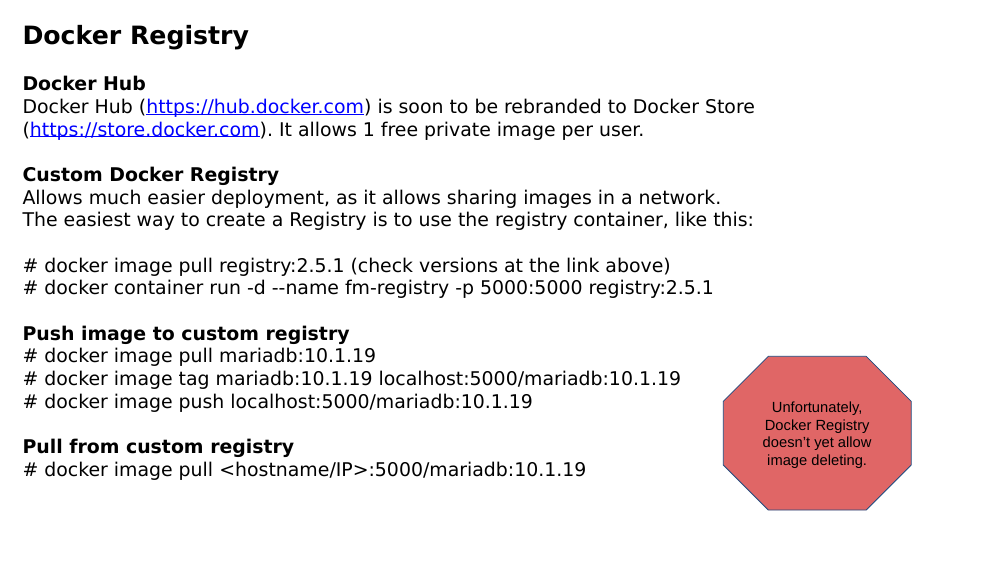
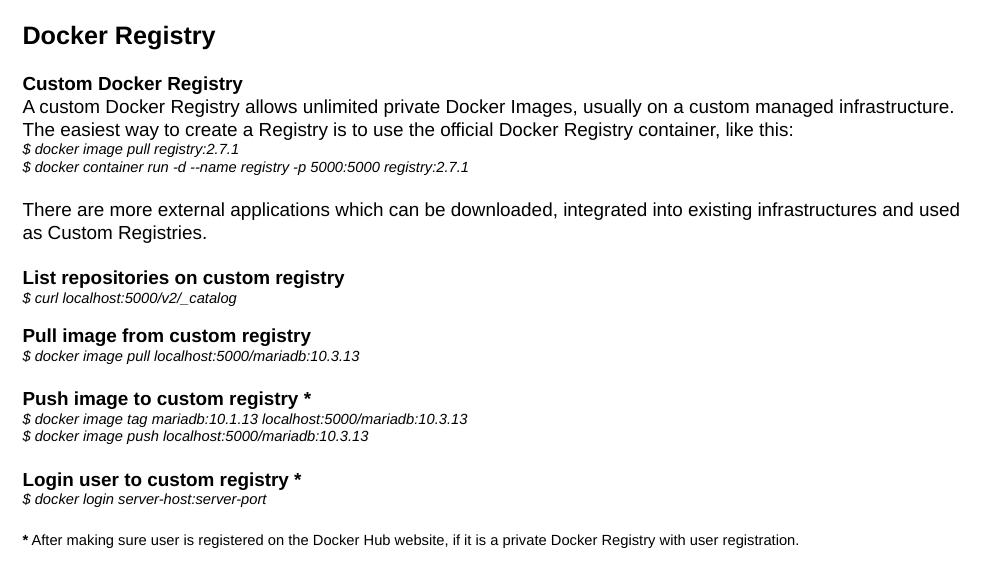
Before and after one commit to luisnabais-courses/course_docker, a slide deck: slide 12 of slides/02_intermediate_course_slides.pptx (slide 9 before the commit). Drawn at 1008x567 pixels with LibreOffice and Linux fonts; fonts in the diff are those of the drawing; background and template pictures are left out. Boxes give left, top, right and bottom in pixels: in the first picture for what was removed or moved away, otherwise in the second. Text is boxed around its words. In the diff, an @@ line names an element or a change of style, - is before the commit and + after.

```diff
--- a/slides/02_intermediate_course_slides.pptx
+++ b/slides/02_intermediate_course_slides.pptx
@@ text at [23,25,243,94]: font DejaVu Sans to Arial in "Docker Registry", "Custom Docker Registry" @@
@@ text at [23,75,755,140]: paragraphs removed @@
-Docker Hub
-Docker Hub (https://hub.docker.com) is soon to be rebranded to Docker Store (https://store.docker.com). It allows 1 free private image per user.
@@ text at [23,99,960,548]: text changed; size 18 to 14 pt; font DejaVu Sans to Arial @@
-Allows much easier deployment, as it allows sharing images in a network.
-The easiest way to create a Registry is to use the registry container, like this:
-# docker image pull registry:2.5.1 (check versions at the link above)
-# docker container run -d --name fm-registry -p 5000:5000 registry:2.5.1
-Push image to custom registry
-# docker image pull mariadb:10.1.19
-# docker image tag mariadb:10.1.19 localhost:5000/mariadb:10.1.19
-# docker image push localhost:5000/mariadb:10.1.19
-Pull from custom registry
-# docker image pull <hostname/IP>:5000/mariadb:10.1.19
+A custom Docker Registry allows unlimited private Docker Images, usually on a custom managed infrastructure.
+The easiest way to create a Registry is to use the official Docker Registry container, like this:
+$ docker image pull registry:2.7.1
+$ docker container run -d --name registry -p 5000:5000 registry:2.7.1
+There are more external applications which can be downloaded, integrated into existing infrastructures and used as Custom Registries.
+List repositories on custom registry
+$ curl localhost:5000/v2/_catalog
+Pull image from custom registry
+$ docker image pull localhost:5000/mariadb:10.3.13
+Push image to custom registry *
+$ docker image tag mariadb:10.1.13 localhost:5000/mariadb:10.3.13
+$ docker image push localhost:5000/mariadb:10.3.13
+Login user to custom registry *
+$ docker login server-host:server-port
+* After making sure user is registered on the Docker Hub website, if it is a private Docker Registry with user registration.
@@ octagon removed at [724,356,912,510] @@
-Unfortunately, Docker Registry doesn’t yet allow image deleting.
```
Also in this commit, not shown: 8 other slides changed, 24 slides added, 18 slides removed, 30 other files.
